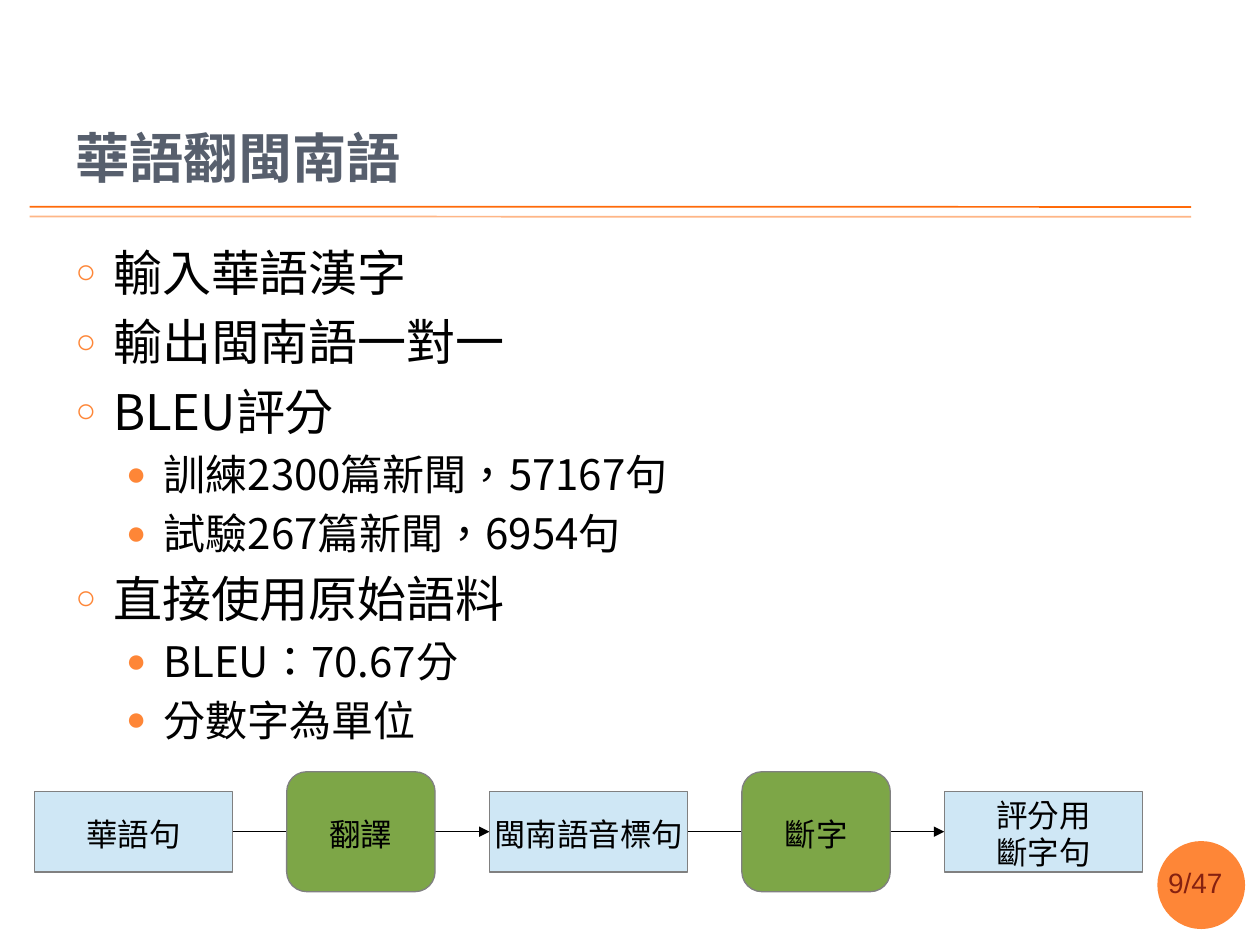
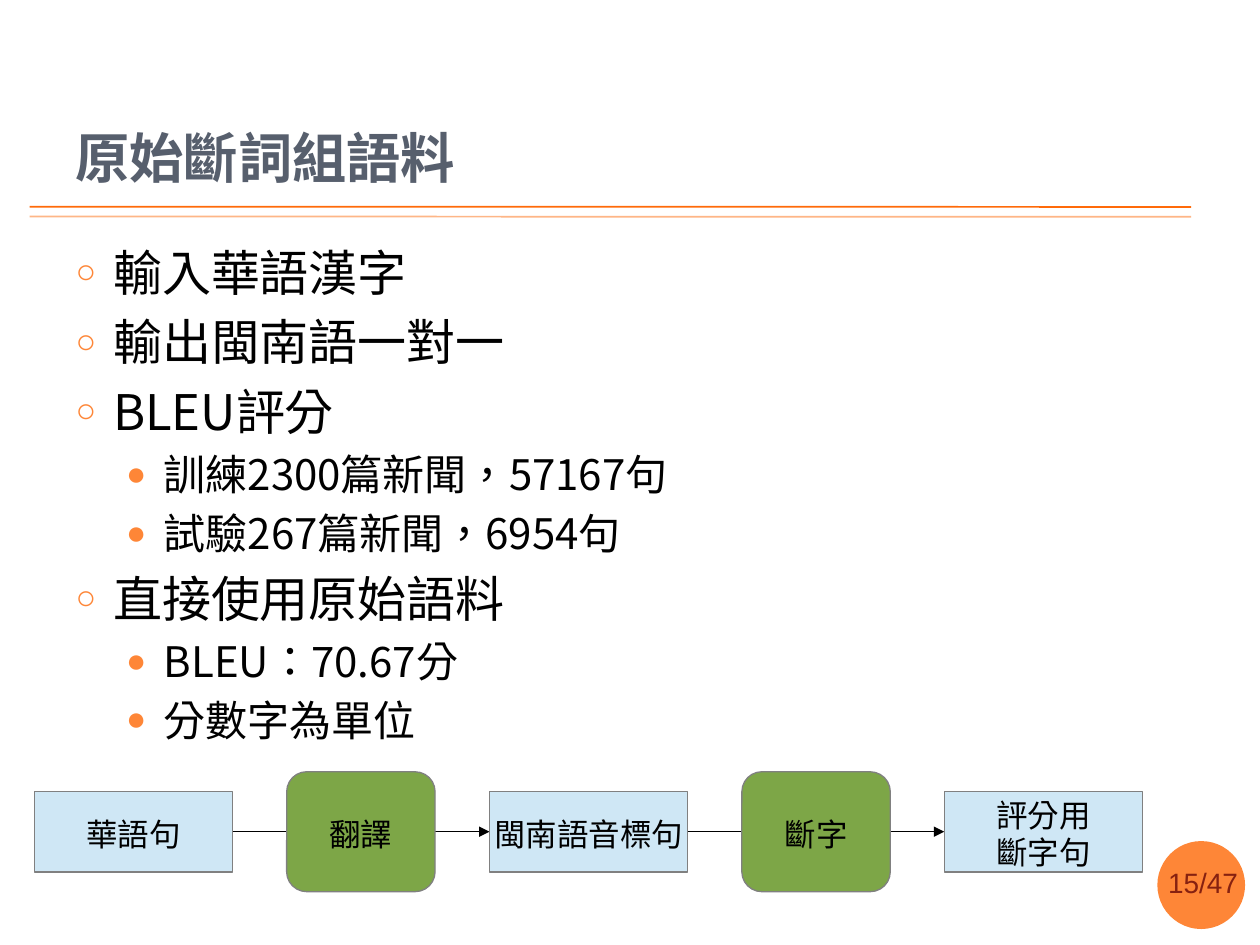
Before and after one commit to sih4sing5hong5/po3-ko3_tau5-iann2-phinn3, a slide deck: slide 15 of 翻譯報告.pptx (slide 9 before the commit). Drawn at 1260x945 pixels with LibreOffice and Linux fonts; fonts in the diff are those of the drawing; background and template pictures are left out. Boxes give left, top, right and bottom in pixels: in the first picture for what was removed or moved away, otherwise in the second. Text is boxed around its words. In the diff, an @@ line names an element or a change of style, - is before the commit and + after.

```diff
--- a/翻譯報告.pptx
+++ b/翻譯報告.pptx
@@ title at bbox=[75, 132, 455, 183]: text changed @@
-華語翻閩南語
+原始斷詞組語料
@@ page number at bbox=[1168, 873, 1238, 893]: text changed @@
-9/47
+15/47
```
Also in this commit, not shown: 4 other slides changed, 2 slides added.
